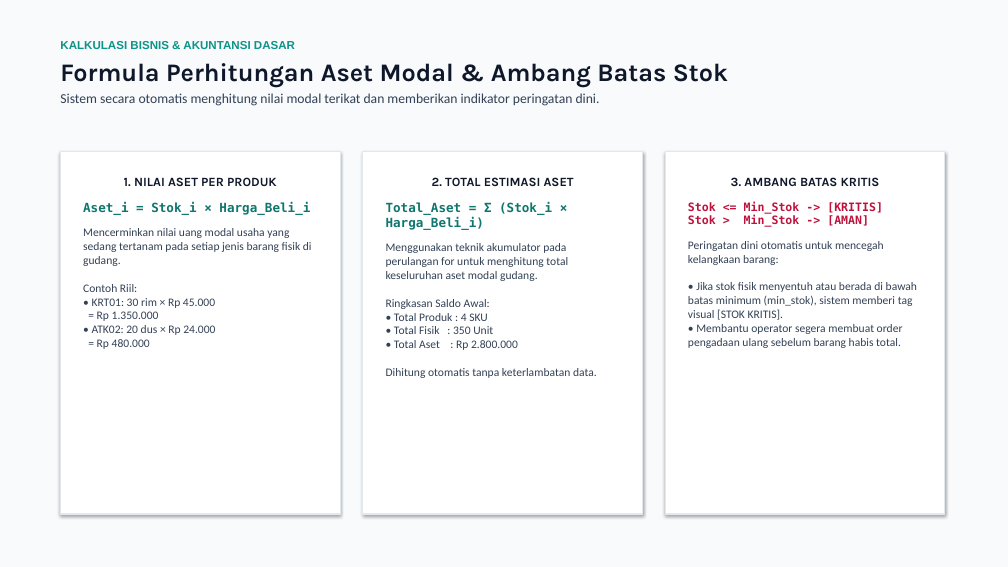
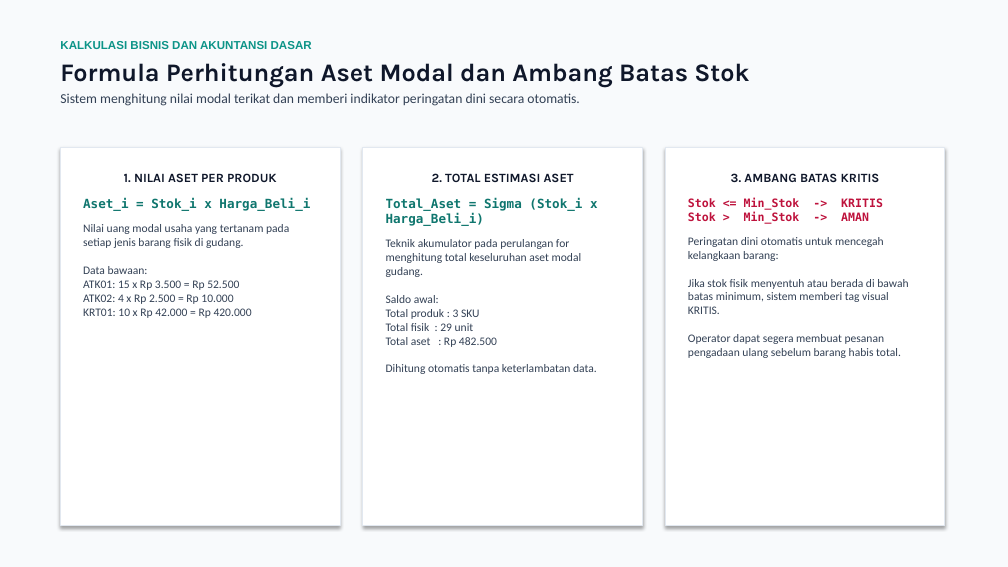
Before and after one commit to Curzyori/Stokku-Desktop, a slide deck: slide 7 of docs/presentasi/STOKKU_DESKTOP_PROGRES_P7.pptx (slide 6 before the commit). Drawn at 1008x567 pixels with LibreOffice and Linux fonts; fonts in the diff are those of the drawing. Boxes give left, top, right and bottom in pixels: in the first picture for what was removed or moved away, otherwise in the second. Text is boxed around its words. In the diff, an @@ line names an element or a change of style, - is before the commit and + after.

Commit message:
feat: susun ulang deck presentasi 10 slide dengan slide kosong, slide judul, dan dokumentasi kegiatan

```diff
--- a/docs/presentasi/STOKKU_DESKTOP_PROGRES_P7.pptx
+++ b/docs/presentasi/STOKKU_DESKTOP_PROGRES_P7.pptx
@@ text at box(60, 41, 749, 106): text changed @@
-KALKULASI BISNIS & AKUNTANSI DASAR
-Formula Perhitungan Aset Modal & Ambang Batas Stok
-Sistem secara otomatis menghitung nilai modal terikat dan memberikan indikator peringatan dini.
+KALKULASI BISNIS DAN AKUNTANSI DASAR
+Formula Perhitungan Aset Modal dan Ambang Batas Stok
+Sistem menghitung nilai modal terikat dan memberi indikator peringatan dini secara otomatis.
@@ rectangle "1. NILAI ASET PER PRODUK": place and size @@
-rectangle "1. NILAI ASET PER PRODUK" at box(60, 151, 340, 514)
+rectangle "1. NILAI ASET PER PRODUK" at box(60, 147, 340, 526)
@@ rectangle "2. TOTAL ESTIMASI ASET": place and size @@
-rectangle "2. TOTAL ESTIMASI ASET" at box(363, 151, 643, 514)
+rectangle "2. TOTAL ESTIMASI ASET" at box(363, 147, 643, 526)
@@ rectangle "3. AMBANG BATAS KRITIS": place and size @@
-rectangle "3. AMBANG BATAS KRITIS" at box(665, 151, 945, 514)
+rectangle "3. AMBANG BATAS KRITIS" at box(665, 147, 945, 526)
@@ text in rectangle at box(83, 198, 310, 318): text changed @@
-Aset_i = Stok_i × Harga_Beli_i
-Mencerminkan nilai uang modal usaha yang sedang tertanam pada setiap jenis barang fisik di gudang.
-Contoh Riil:
-• KRT01: 30 rim × Rp 45.000
-= Rp 1.350.000
-• ATK02: 20 dus × Rp 24.000
-= Rp 480.000
+Aset_i = Stok_i x Harga_Beli_i
+Nilai uang modal usaha yang tertanam pada setiap jenis barang fisik di gudang.
+Data bawaan:
+ATK01: 15 x Rp 3.500 = Rp 52.500
+ATK02: 4 x Rp 2.500 = Rp 10.000
+KRT01: 10 x Rp 42.000 = Rp 420.000
@@ text in rectangle at box(386, 198, 598, 374): text changed @@
-Total_Aset = Σ (Stok_i × Harga_Beli_i)
-Menggunakan teknik akumulator pada perulangan for untuk menghitung total keseluruhan aset modal gudang.
-Ringkasan Saldo Awal:
-• Total Produk : 4 SKU
-• Total Fisik : 350 Unit
-• Total Aset : Rp 2.800.000
-Dihitung otomatis tanpa keterlambatan data.
+Total_Aset = Sigma (Stok_i x Harga_Beli_i)
+Teknik akumulator pada perulangan for menghitung total keseluruhan aset modal gudang.
+Saldo awal:
+Total produk : 3 SKU
+Total fisik : 29 unit
+Total aset : Rp 482.500
+Dihitung otomatis tanpa keterlambatan data.
@@ text in rectangle at box(688, 198, 908, 358): text changed @@
-Stok <= Min_Stok -> [KRITIS]
-Stok > Min_Stok -> [AMAN]
-Peringatan dini otomatis untuk mencegah kelangkaan barang:
-• Jika stok fisik menyentuh atau berada di bawah batas minimum (min_stok), sistem memberi tag visual [STOK KRITIS].
-• Membantu operator segera membuat order pengadaan ulang sebelum barang habis total.
+Stok <= Min_Stok -> KRITIS
+Stok > Min_Stok -> AMAN
+Peringatan dini otomatis untuk mencegah kelangkaan barang:
+Jika stok fisik menyentuh atau berada di bawah batas minimum, sistem memberi tag visual KRITIS.
+Operator dapat segera membuat pesanan pengadaan ulang sebelum barang habis total.
```
Also in this commit, not shown: 7 other slides changed, 2 slides added, 7 other files.
